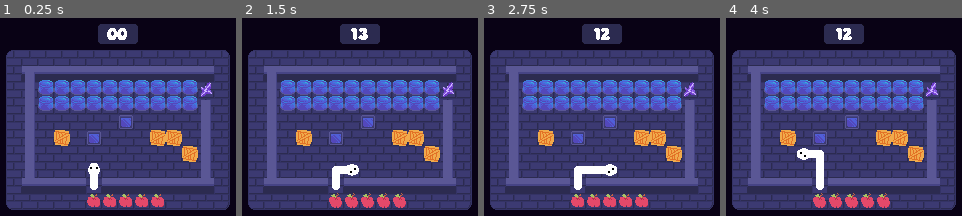
Above: before the commit, frames 1-4 (left to right).
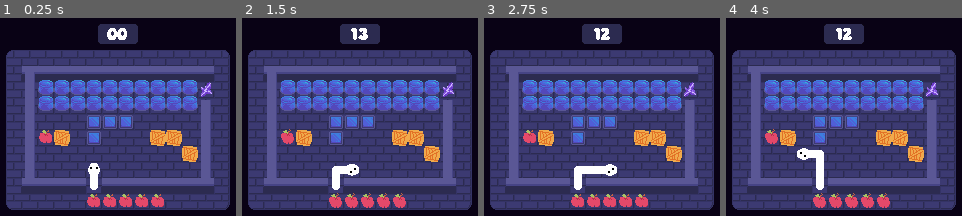
Above: after the commit, the same moments.

Repository: Evelyn-is-eepy/12dt-1---ouroborus
Game: Godot game, scene res://Scenes/Levels/level_4.tscn
Two runs of this game, one before a commit and one after it. Both use one fixed random seed, a clock stepped at 60 frames per second and the inputs below. This scene is started directly instead of the project's main scene. Sound files missing from this copy of the repository are replaced by a short silence.
Inputs:
- Up to frame 1 (0.25 s): no input
- Up to frame 2 (1.5 s): hold D (move_right) 0.53-1.28 s; tap Enter at 1.25 s; hold S (move_down) from 1.28 s (still down)
- Up to frame 3 (2.75 s): release S (move_down) at 2.03 s; hold D (move_right) from 2.03 s (still down)
- Up to frame 4 (4 s): tap R (restart) at 2.75 s; release D (move_right) at 2.78 s; hold W (move_up) 2.78-3.53 s; tap X (reset save) at 3.5 s; hold A (move_left) from 3.53 s (still down)

The runs differ from the first frame. In frame 1, 1.2% of the frame differs, in the area x 16-56%, y 48-64%; in frame 2, 1.3%, in the area x 16-56%, y 48-79%; in frame 3, 1.2%; in frame 4, 1.3%.

Commit message:
a lot of syntax fixes

Diff:
--- a/Scenes/Levels/level_4.tscn
+++ b/Scenes/Levels/level_4.tscn
@@ -121,7 +121,7 @@
 metadata/_edit_use_anchors_ = true
 
 [node name="ObjectSpawnsLayer" type="TileMapLayer" parent="." unique_id=1626282959]
-tile_map_data = PackedByteArray("AAAMAAIAAAADAAEAAAAFAAcAAAA …(464 unchanged characters)… AAAAAAAALAAYAAAAAAAAAAAAHAAQAAAAAAAEAAAA=")
+tile_map_data = PackedByteArray("AAAMAAIAAAADAAEAAAAFAAcAAAA …(464 unchanged characters)… AAAAAAAALAAYAAAAAAAAAAAAHAAQAAAAAAAEAAAAFAAQAAAAAAAEAAAAGAAQAAAAAAAEAAAACAAUAAAACAAEAAAA=")
 tile_set = ExtResource("7_3osng")
 
 [node name="TerrainLayer" type="TileMapLayer" parent="." unique_id=887265732 groups=["terrain_and_hazards", "terrain_plus_hazards"]]
--- a/Scenes/box.tscn
+++ b/Scenes/box.tscn
@@ -29,6 +29,7 @@
 size = Vector2(14, 14)
 
 [node name="Node2D" type="Node2D" unique_id=639441410 node_paths=PackedStringArray("wall_ray", "movable_objects_ray", "tail_ray", "collision_area") groups=["box"]]
+z_index = 1
 script = ExtResource("1_xkb4e")
 wall_ray = NodePath("WallRay")
 movable_objects_ray = NodePath("MovableObjectRay")
--- a/Scenes/switch.tscn
+++ b/Scenes/switch.tscn
@@ -1,23 +1,24 @@
 [gd_scene format=3 uid="uid://mgmaiqnx8fky"]
 
 [ext_resource type="Texture2D" uid="uid://dhaa08onppfkl" path="res://Assets/Button.png" id="1_hinho"]
+[ext_resource type="Script" uid="uid://cyx11deg7orn3" path="res://Scripts/switch.gd" id="1_swbo4"]
 
 [sub_resource type="RectangleShape2D" id="RectangleShape2D_swbo4"]
 size = Vector2(8, 8)
+
+[sub_resource type="AtlasTexture" id="AtlasTexture_og4gy"]
+atlas = ExtResource("1_hinho")
+region = Rect2(0, 0, 16, 16)
 
 [sub_resource type="AtlasTexture" id="AtlasTexture_v71cw"]
 atlas = ExtResource("1_hinho")
 region = Rect2(0, 16, 16, 16)
 
-[sub_resource type="AtlasTexture" id="AtlasTexture_og4gy"]
-atlas = ExtResource("1_hinho")
-region = Rect2(0, 0, 16, 16)
-
 [sub_resource type="SpriteFrames" id="SpriteFrames_1xkr6"]
 animations = [{
 "frames": [{
 "duration": 1.0,
-"texture": SubResource("AtlasTexture_v71cw")
+"texture": SubResource("AtlasTexture_og4gy")
 }],
 "loop": false,
 "name": &"pressed",
@@ -25,14 +26,17 @@
 }, {
 "frames": [{
 "duration": 1.0,
-"texture": SubResource("AtlasTexture_og4gy")
+"texture": SubResource("AtlasTexture_v71cw")
 }],
 "loop": false,
 "name": &"unpressed",
 "speed": 5.0
 }]
 
-[node name="Node2D" type="Node2D" unique_id=907545039 groups=["button"]]
+[node name="Node2D" type="Node2D" unique_id=907545039 node_paths=PackedStringArray("sprite", "hitbox") groups=["button"]]
+script = ExtResource("1_swbo4")
+sprite = NodePath("AnimatedSprite2D")
+hitbox = NodePath("Area2D")
 
 [node name="Area2D" type="Area2D" parent="." unique_id=1961112429]
 collision_layer = 2
--- a/Scripts/box.gd
+++ b/Scripts/box.gd
@@ -63,6 +63,11 @@
 			if cell_data:
 				if cell_data.has_custom_data('falling_pit'):
 					fall_into_hole()
+	if collision_area.get_overlapping_areas():
+		var colliders = collision_area.get_overlapping_areas()
+		for collider in colliders:
+			if collider.get_parent().is_in_group('button'):
+				collider.get_parent().pressed_down()
 
 func fall_into_hole() -> void:
 	collision_area.queue_free()
--- a/Scripts/head.gd
+++ b/Scripts/head.gd
@@ -21,7 +21,6 @@
 
 signal ate_tail
 signal new_length
-signal switch_pressed
 
 @export var facing_ray: RayCast2D
 @export var movable_objects_ray: RayCast2D
@@ -221,8 +220,7 @@
 			if area.get_parent().is_in_group("button"):
 				# Change the sprite and send a signal to switch all doors
 				var switch = area.get_parent()
-				switch.get_node("AnimatedSprite2D").animation = "pressed"
-				switch_pressed.emit()
+				switch.pressed_down()
 	new_length.emit((len(body_line.points) - 2), max_body_length)
 
 # Function to rebuild the line body's hitbox, removing the old hitbox
--- a/Scripts/level.gd
+++ b/Scripts/level.gd
@@ -52,6 +52,7 @@
 					var switch = switch_scene.instantiate()
 					switch.position = spawn_layer.map_to_local(Vector2i(x,y))
 					add_child(switch)
+					switch.connect('switch_pressed', switch_button_walls)
 				# Adds the crown
 				elif cell_data.get_custom_data_by_layer_id(4):
 					var crown = crown_scene.instantiate()
@@ -78,8 +79,6 @@
 	# Gets the snake
 	player = get_tree().get_first_node_in_group("is_player_character")
 	print(str(player))
-	# Connects signals
-	player.connect("switch_pressed", switch_button_walls)
 	# Applies level settings to the snake
 	player.starting_direction = spawn_directions[spawn_direction_id]
 	player.max_body_length = spawn_max_length
--- /dev/null
+++ b/Scripts/switch.gd
@@ -0,0 +1,18 @@
+extends Node2D
+
+@export var sprite: AnimatedSprite2D
+@export var hitbox: Area2D
+
+signal switch_pressed
+
+var animations = ['pressed', 'unpressed']
+
+# Called when the node enters the scene tree for the first time.
+func _ready() -> void:
+	pass # Replace with function body.
+
+
+func pressed_down():
+	sprite.animation = animations[0]
+	switch_pressed.emit()
+	hitbox.set_deferred('monitorable', false)
Not shown, added: Scripts/switch.gd.uid
